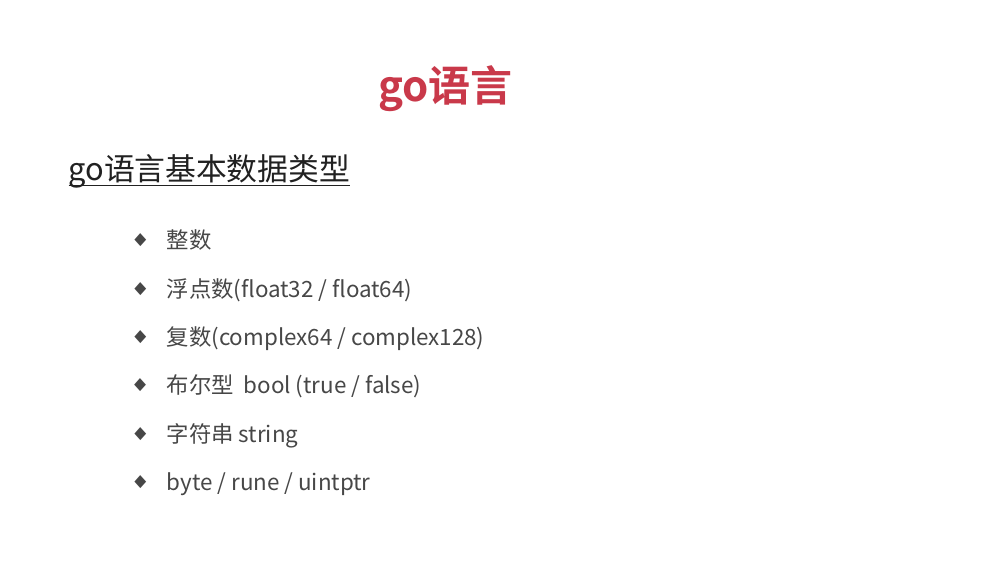
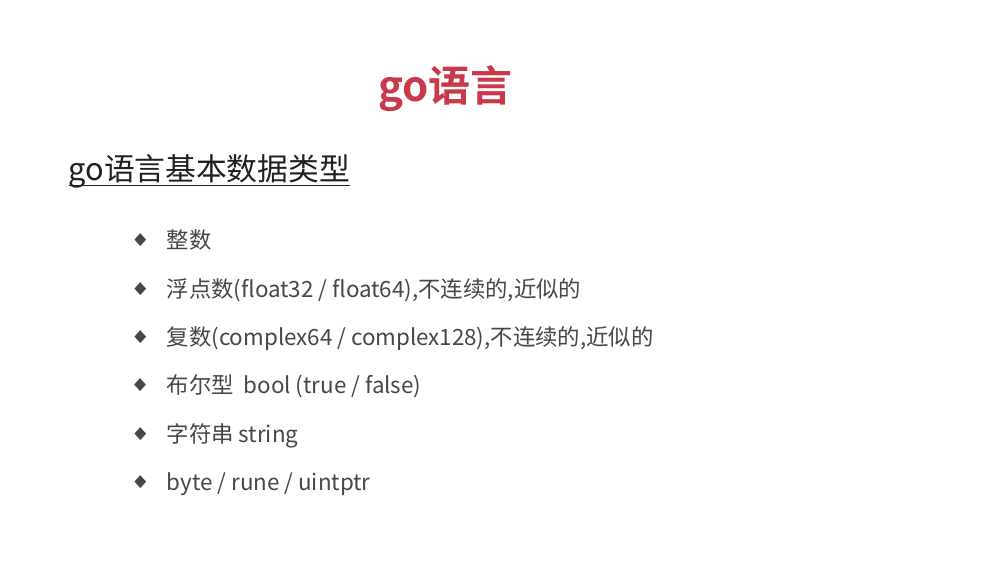
Before and after one commit to xuqiang76/golang, a slide deck: slide 15 of tuling/go语言_傻大猫.pptx. Drawn at 1008x567 pixels with LibreOffice and Linux fonts; fonts in the diff are those of the drawing. Boxes give left, top, right and bottom in pixels: in the first picture for what was removed or moved away, otherwise in the second. Text is boxed around its words. In the diff, an @@ line names an element or a change of style, - is before the commit and + after.

```diff
--- a/tuling/go语言_傻大猫.pptx
+++ b/tuling/go语言_傻大猫.pptx
@@ text at (x1=167, y1=278, x2=581, y2=301): text changed @@
-  ◆ 浮点数(float32 / float64)
+  ◆ 浮点数(float32 / float64),不连续的,近似的
@@ text at (x1=167, y1=326, x2=653, y2=350): text changed @@
-  ◆ 复数(complex64 / complex128)
+  ◆ 复数(complex64 / complex128),不连续的,近似的
```
Also in this commit, not shown: 2 other slides changed, 4 other files.
